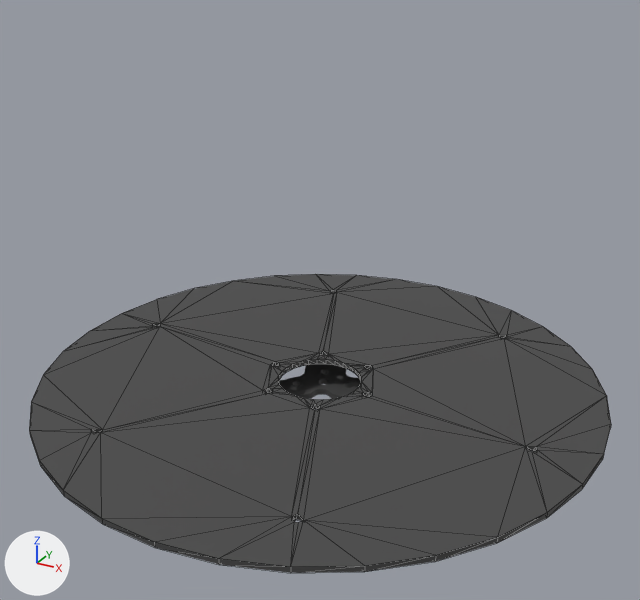
Two versions of the glTF model cad/robots/1706-spin-b.glb, one commit apart.
The view is the same before and after, from a 50 mm lens placed at (0.172, -0.312, 0.356), pointed at (0.0, 0.0, 0.2). Lighting does not change. The marker at lower left points along +X, +Y and +Z. The picture after the commit comes second. Mesh edges are drawn as thin lines on the coarser meshes. Where no turn or scale is listed for an object, it has been applied to the vertices.

Objects in the first picture: 'RB-70-FOREHEAD', 'WCP-0972 Rev2'.
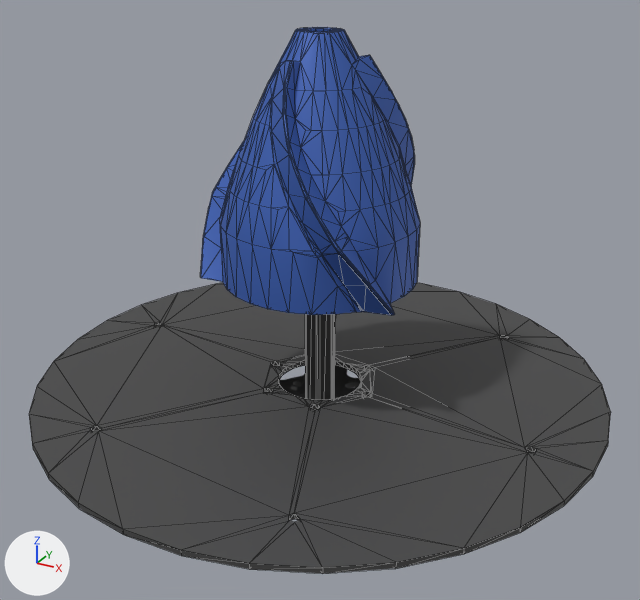
Changed parts and their boxes (x1, y1, x2, y2) in the pictures (640 x 600 px):
'RB-70-FOREHEAD', moved, turned
    before: (29, 274, 611, 573)
    after: (29, 283, 611, 574)
'Part 1', added (blue)
    after: (200, 27, 420, 315)
'1/2" Rounded Hex (7.75" L, 13.75mm OD)', added
    after: (305, 314, 335, 400)

Patch to the scene script:
```diff
--- a/cad/robots/1706-spin-b.glb.py
+++ b/cad/robots/1706-spin-b.glb.py
@@ mat_not_alu_001 @@
+mat_not_alu_001 = principled_material('not-alu.001')
+mat_not_alu_001.base_color = (0.0437, 0.12, 0.456)  # blue #3b61b4
+mat_not_alu_001.metallic = 0.2
+mat_not_alu_001.roughness = 0.6
@@ mat_alu @@
+mat_alu = principled_material('alu')
+mat_alu.base_color = (0.0382, 0.0382, 0.0382)  # dark grey #373737
+mat_alu.metallic = 0.2
+mat_alu.roughness = 0.6
@@ me_part_1 @@
+me_part_1.from_pydata(...)  # 1447 vertices, 2915 faces; spans x -0.0547..0.042, y -0.0395..0.0538, z -0.0508..0.0508
+me_part_1.materials.append(mat_not_alu_001)  # blue #3b61b4
@@ me_1_2__rounded_hex__7_75__l__13_75mm_od @@
+me_1_2__rounded_hex__7_75__l__13_75mm_od.from_pydata(...)  # 41 vertices, 82 faces; spans x -0.007..0.007, y -0.007..0.007, z -0.098..0.098
+me_1_2__rounded_hex__7_75__l__13_75mm_od.materials.append(mat_alu)  # dark grey #373737
@@ ob_rb_70_forehead @@
 ob_rb_70_forehead = bpy.data.objects.new('RB-70-FOREHEAD', me_rb_70_forehead)
-ob_rb_70_forehead.location = (0.0001, -0.0003, 0.1598)
-ob_rb_70_forehead.rotation_euler = (0.0, 0.0, 1.475)  # degrees (0, 0, 85)
+ob_rb_70_forehead.location = (0.0007, -0.0003, 0.1598)
+ob_rb_70_forehead.rotation_euler = (0.0, 0.0, -1.679)  # degrees (0, 0, -96)
 ob_rb_70_forehead.scale = (0.127, 0.127, 0.127)
@@ ob_part_1 @@
+ob_part_1 = bpy.data.objects.new('Part 1', me_part_1)
+ob_part_1.location = (0.0042, -0.0028, 0.2631)
@@ ob_1_2__rounded_hex__7_75__l__13_75mm_od @@
+ob_1_2__rounded_hex__7_75__l__13_75mm_od = bpy.data.objects.new('1/2" Rounded Hex (7.75" L, 13.75mm OD)', me_1_2__rounded_hex__7_75__l__13_75mm_od)
+ob_1_2__rounded_hex__7_75__l__13_75mm_od.location = (0.0004, -0.0003, 0.1838)
```
